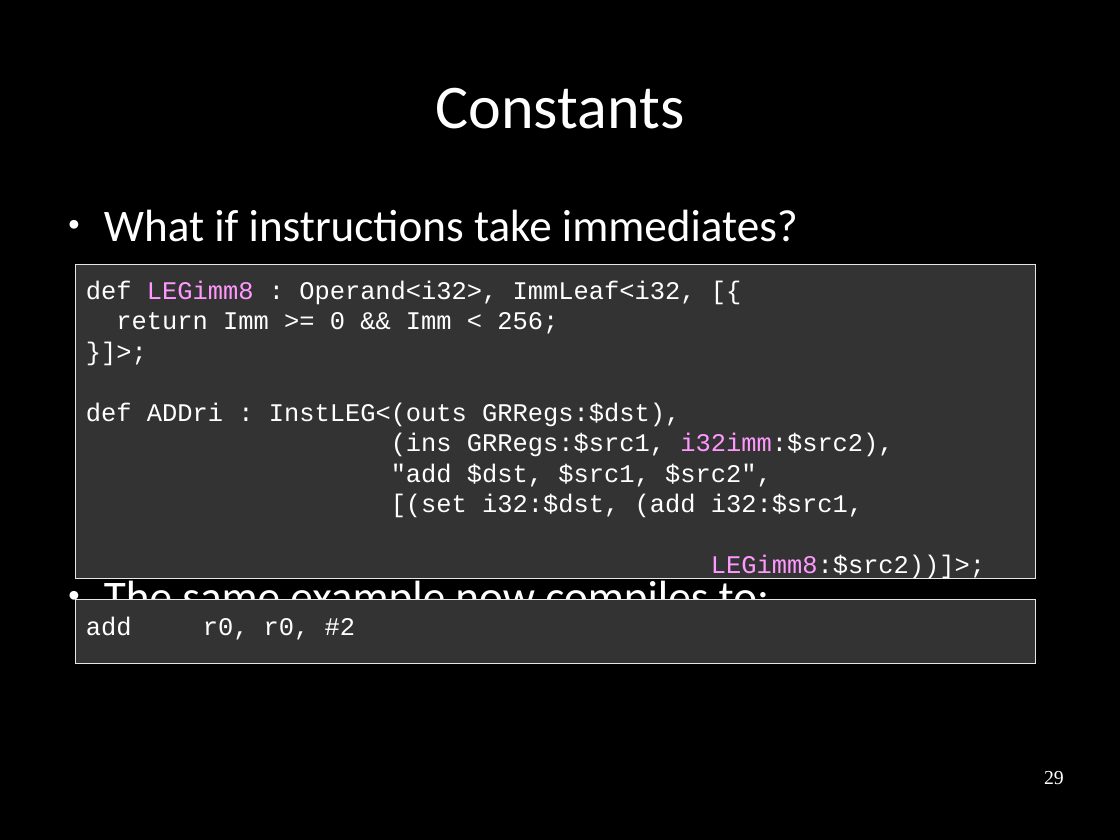
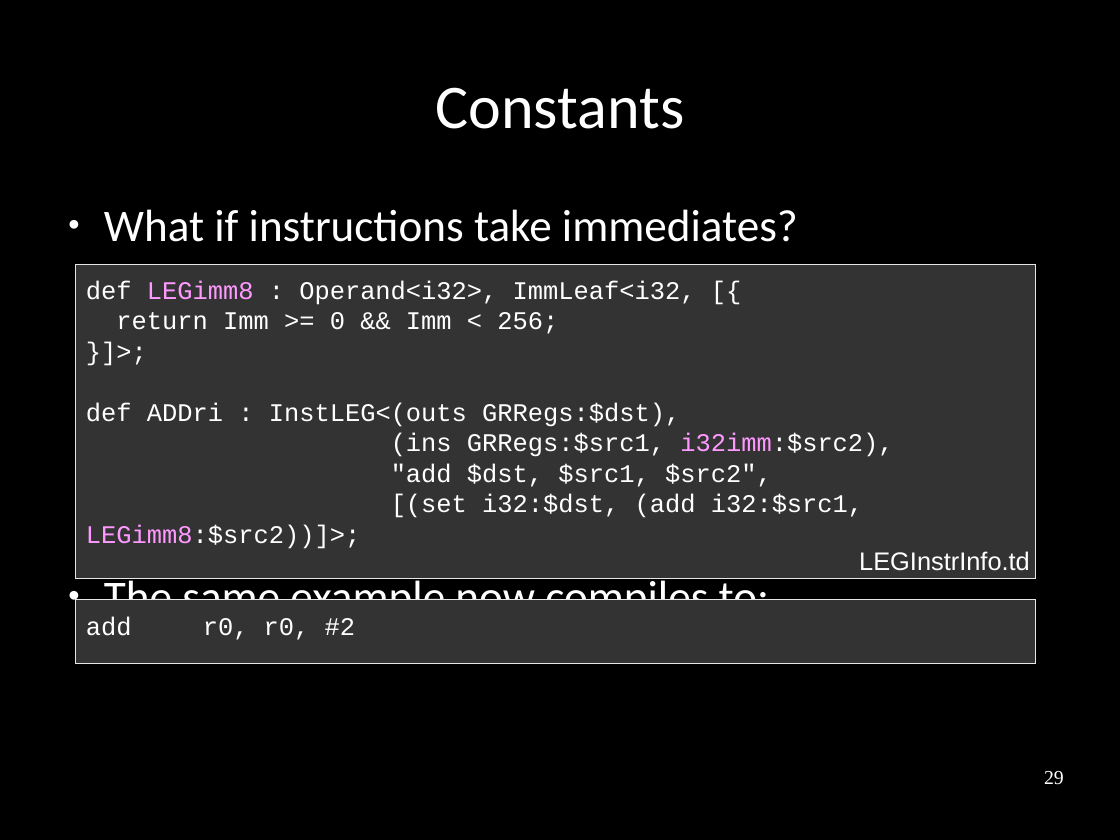
Before and after one commit to frasercrmck/llvm-leg, a slide deck: slide 29 of docs/Codeplay/Slides.odp. Drawn at 1120x840 pixels with LibreOffice and Linux fonts; fonts in the diff are those of the drawing. Boxes give left, top, right and bottom in pixels: in the first picture for what was removed or moved away, otherwise in the second. Text is boxed around its words. In the diff, an @@ line names an element or a change of style, - is before the commit and + after.

```diff
--- a/docs/Codeplay/Slides.odp
+++ b/docs/Codeplay/Slides.odp
@@ text in rectangle at [86,494,863,549]: text changed @@
-[(set i32:$dst, (add i32:$src1,
-LEGimm8:$src2))]>;
+[(set i32:$dst, (add i32:$src1, LEGimm8:$src2))]>;
@@ text added at [859,551,1030,571], 18 pt, text #FFFFFF @@
+LEGInstrInfo.td
```
Also in this commit, not shown: 23 other slides changed.
